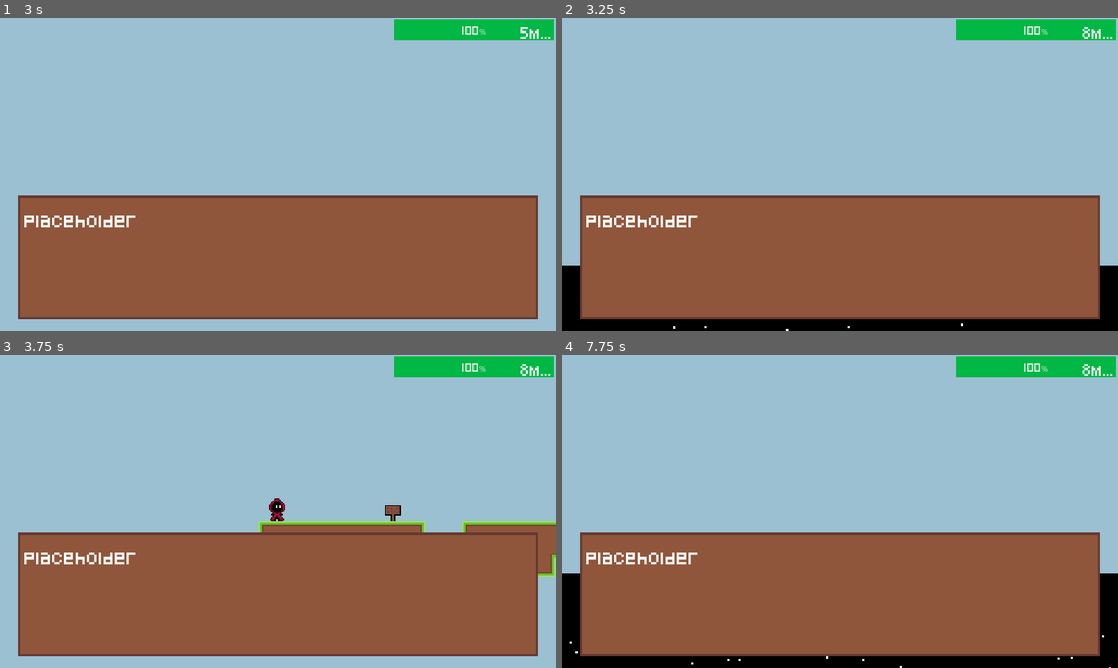
Above: before the commit, frames 1-4 (two rows, left to right).
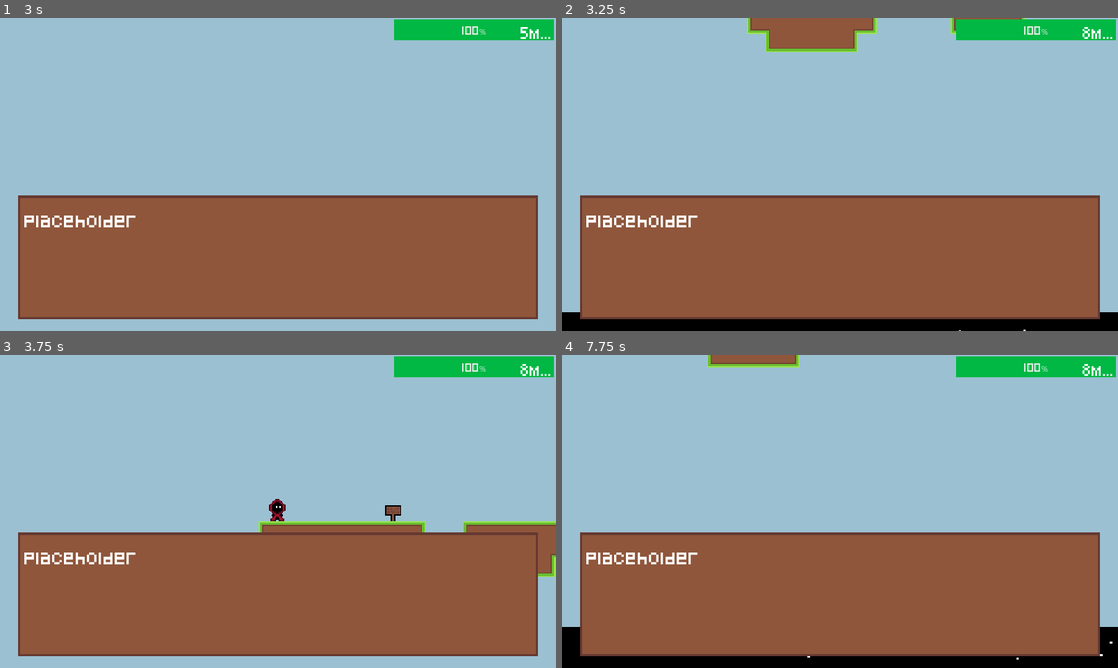
Above: after the commit, the same moments.

Repository: StormLight14/void-ascender
Game: Godot game, scene res://ui/menu/menu_ui.tscn
Same seed, same stepped clock (60 frames per second), same inputs: the game is played once before the commit and once after it.
Inputs:
- Up to frame 1 (3 s): click "NEW GAME" at 0.5 s; tap Enter at 1.25 s; hold Shift (climb) 1.28-2.03 s; hold D (right) 1.28-2.78 s; tap Space (jump) at 1.52, 2.27 s; tap E (interact) at 2.1 s; hold A (left) from 2.78 s (still down); hold Shift (climb) from 2.78 s (still down)
- Up to frame 2 (3.25 s): keep holding A (left); keep holding Shift (climb)
- Up to frame 3 (3.75 s): release A (left) at 3.53 s; release Shift (climb) at 3.53 s; hold D (right) from 3.53 s (still down); tap E (interact) at 3.6 s
- Up to frame 4 (7.75 s): tap Space (jump) at 3.77, 4.52, 5, 5.27, 6.77, 7.52 s; hold Shift (climb) 4.28-5.03 s; release D (right) at 5.03 s; hold A (left) 5.03-5.78 s; tap E (interact) at 5.1, 6.6 s; tap Enter at 5.75 s; hold D (right) 5.78-6.53 s; hold Shift (climb) 5.78-6.53 s; hold A (left) from 6.53 s (still down); hold Shift (climb) from 7.28 s (still down)

Frame 1 is identical in both runs. In frame 2, 3.2% of the frame differs, in the area x 0-100%, y 0-100%; in frame 3, less than 0.1%; in frame 4, 1.8%.
Error in both runs: Invalid access of index '0' on a base object of type: 'Array[String]'. (res://Global.gd:6)

Commit message:
make void death check more accurate

Diff:
--- a/level/level.gd
+++ b/level/level.gd
@@ -39,7 +39,7 @@
 	add_child(fireball)
 
 func check_void_killed_player():
-	if player.global_position.y > the_void.global_position.y:
+	if player.global_position.y > the_void.global_position.y - 12:
 		player_killed()
 
 func checkpoint_captured(checkpoint):
--- a/level/levels/level1.tscn
+++ b/level/levels/level1.tscn
@@ -42,7 +42,7 @@
 sign_text = "Danger! Fireballs ahead."
 
 [node name="MovingPlatform" parent="Platforms" index="0" instance=ExtResource("7_jicih")]
-position = Vector2(-320, -232)
+position = Vector2(-328, -232)
 curve = SubResource("Curve2D_mbbbe")
 backwards_speed_scale = 1.0
 
--- a/level/moving_platform.tscn
+++ b/level/moving_platform.tscn
@@ -30,11 +30,12 @@
 
 [sub_resource type="Animation" id="Animation_8dq4q"]
 resource_name = "move"
+step = 0.05
 tracks/0/type = "value"
 tracks/0/imported = false
 tracks/0/enabled = true
 tracks/0/path = NodePath("PathFollow2D:progress_ratio")
-tracks/0/interp = 1
+tracks/0/interp = 2
 tracks/0/loop_wrap = true
 tracks/0/keys = {
 "times": PackedFloat32Array(0, 1),
